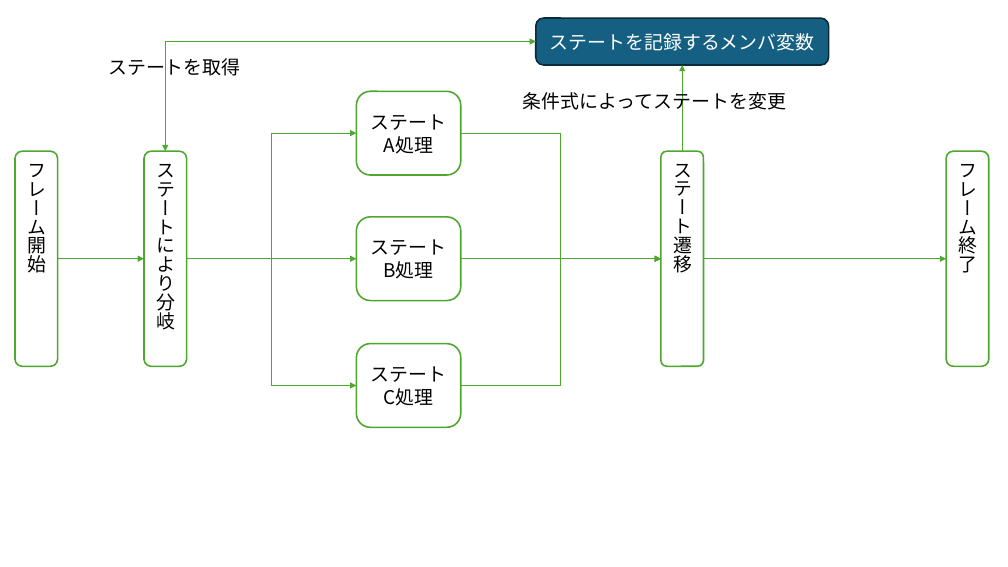
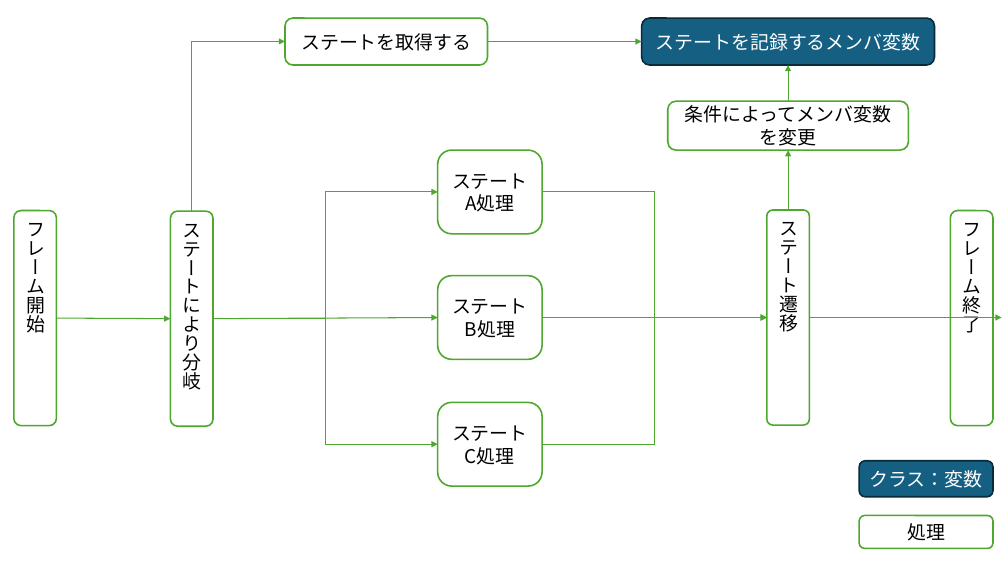
Before and after one commit to harusame777/haruGame, a slide deck: slide 1 of portfolio/ポートフォリオ図式.pptx. Drawn at 1008x567 pixels with LibreOffice and Linux fonts; fonts in the diff are those of the drawing. Boxes give left, top, right and bottom in pixels: in the first picture for what was removed or moved away, otherwise in the second. Text is boxed around its words. In the diff, an @@ line names an element or a change of style, - is before the commit and + after.

Commit message:
ポートフォリオで図式を作成

```diff
--- a/portfolio/ポートフォリオ図式.pptx
+++ b/portfolio/ポートフォリオ図式.pptx
@@ rounded rectangle "ステートを取得する": place and size @@
-rounded rectangle "ステートを取得する" at [108,55,240,80]
+rounded rectangle "ステートを取得する" at [285,18,488,65]
@@ rounded rectangle "ステートを取得する" at [285,18,488,65]: vertical alignment top to middle; fill none to #FFFFFF; outline none to #4EA72E 1.5 pt @@
@@ rounded rectangle "ステートを記録するメンバ変数": place and size @@
-rounded rectangle "ステートを記録するメンバ変数" at [536,18,829,65]
+rounded rectangle "ステートを記録するメンバ変数" at [642,18,935,65]
@@ elbow double arrow removed from (166, 151) to (536, 42) @@
@@ elbow arrow added from (192, 211) to (285, 42), #4EA72E 1 pt @@
@@ text in rounded rectangle at [301,33,471,51]: text changed @@
-ステートを取得
+ステートを取得する
@@ arrow added from (488, 42) to (642, 42), #4EA72E 1 pt @@
@@ text removed at [523,89,786,114] @@
-条件式によってステートを変更
@@ arrow moved from (682, 151) - (682, 65) to (788, 101) - (788, 65) @@
@@ rounded rectangle added at [668,101,908,150], fill #FFFFFF, outline #4EA72E 1.5 pt, 18 pt, text #000000 @@
+条件によってメンバ変数を変更
@@ 3 rounded rectangles: place and size @@
-3 rounded rectangles at [356,91,461,428]
+3 rounded rectangles at [438,150,542,486]
@@ arrow added from (788, 210) to (788, 150), #4EA72E 1 pt @@
@@ elbow arrow moved from (187, 259) - (356, 133) to (213, 319) - (438, 192) @@
@@ elbow arrow moved from (461, 133) - (661, 259) to (542, 192) - (767, 318) @@
@@ rounded rectangle "フレーム開始": place and size @@
-rounded rectangle "フレーム開始" at [15,151,57,367]
+rounded rectangle "フレーム開始" at [14,211,56,426]
@@ rounded rectangle "ステートにより分岐": place and size @@
-rounded rectangle "ステートにより分岐" at [144,151,186,367]
+rounded rectangle "ステートにより分岐" at [170,211,212,426]
@@ rounded rectangle "ステート遷移": place and size @@
-rounded rectangle "ステート遷移" at [661,151,703,367]
+rounded rectangle "ステート遷移" at [767,210,809,426]
@@ rounded rectangle "フレーム終了": place and size @@
-rounded rectangle "フレーム終了" at [947,151,989,367]
+rounded rectangle "フレーム終了" at [951,211,993,426]
@@ arrow moved from (57, 259) - (144, 259) to (57, 318) - (170, 319) @@
@@ elbow arrow moved from (187, 259) - (356, 386) to (213, 319) - (438, 445) @@
@@ arrow moved from (187, 259) - (356, 259) to (213, 319) - (438, 318) @@
@@ elbow arrow moved from (461, 386) - (661, 259) to (542, 445) - (767, 318) @@
@@ arrow moved from (461, 259) - (661, 259) to (542, 318) - (767, 318) @@
@@ arrow moved from (704, 259) - (947, 259) to (810, 318) - (1002, 318) @@
@@ rounded rectangle added at [860,461,994,498], fill #156082, outline #092A39 1.5 pt, 18 pt, text #FFFFFF @@
+クラス：変数
@@ rounded rectangle added at [860,516,994,549], fill #FFFFFF, outline #4EA72E 1.5 pt, 18 pt, text #000000 @@
+処理
```
Also in this commit, not shown: 1 slide added, 3 other files.
